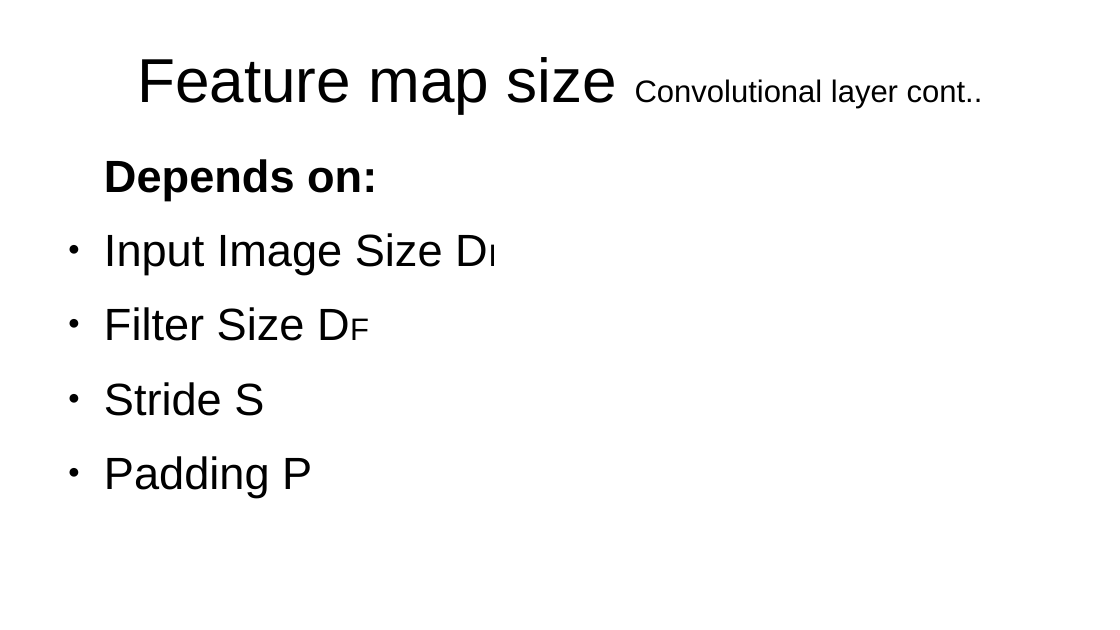
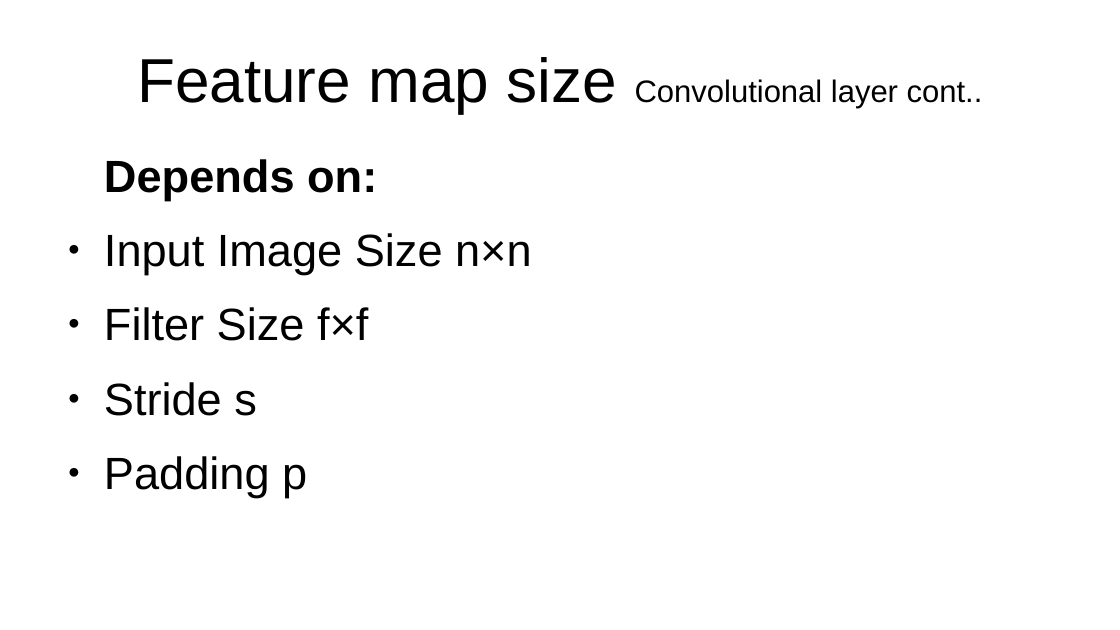
Before and after one commit to MoatasemGamal/ConvNN, a slide deck: slide 8 of CNN.pptx. Drawn at 1120x630 pixels with LibreOffice and Linux fonts; fonts in the diff are those of the drawing. Boxes give left, top, right and bottom in pixels: in the first picture for what was removed or moved away, otherwise in the second. Text is boxed around its words. In the diff, an @@ line names an element or a change of style, - is before the commit and + after.

Commit message:
update the pptx to the last odp version

```diff
--- a/CNN.pptx
+++ b/CNN.pptx
@@ text at [104, 233, 532, 497]: text changed @@
-● Input Image Size DI
-● Filter Size DF
-● Stride S
-● Padding P
+● Input Image Size n×n
+● Filter Size f×f
+● Stride s
+● Padding p
```
Also in this commit, not shown: 2 other slides changed, 2 slides added.
